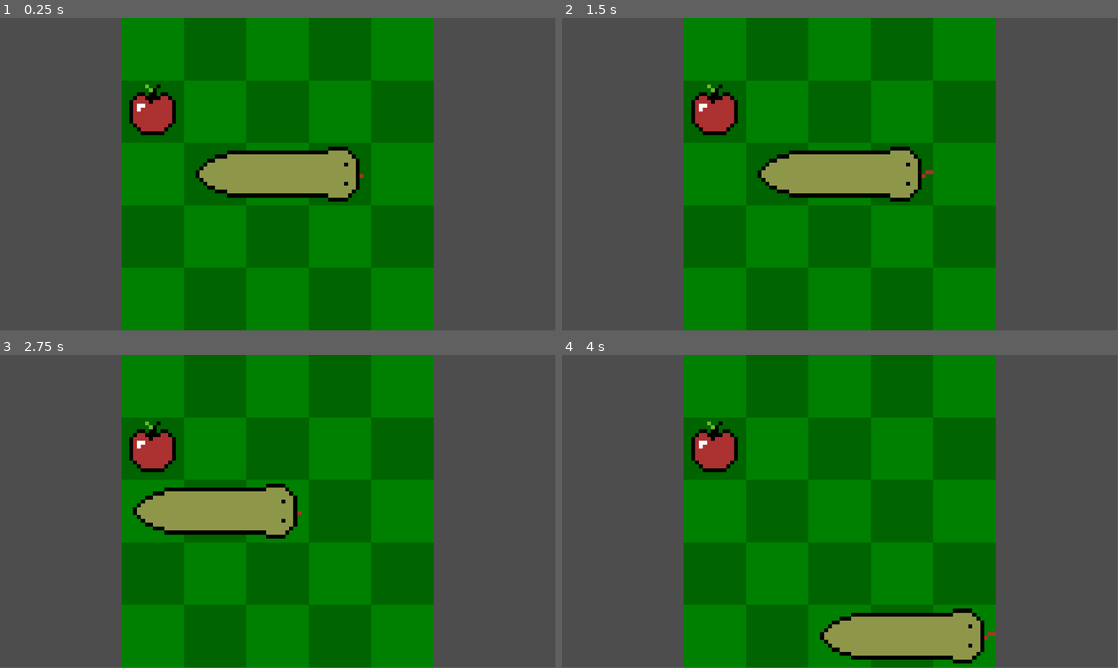
Above: before the commit, frames 1-4 (two rows, left to right).
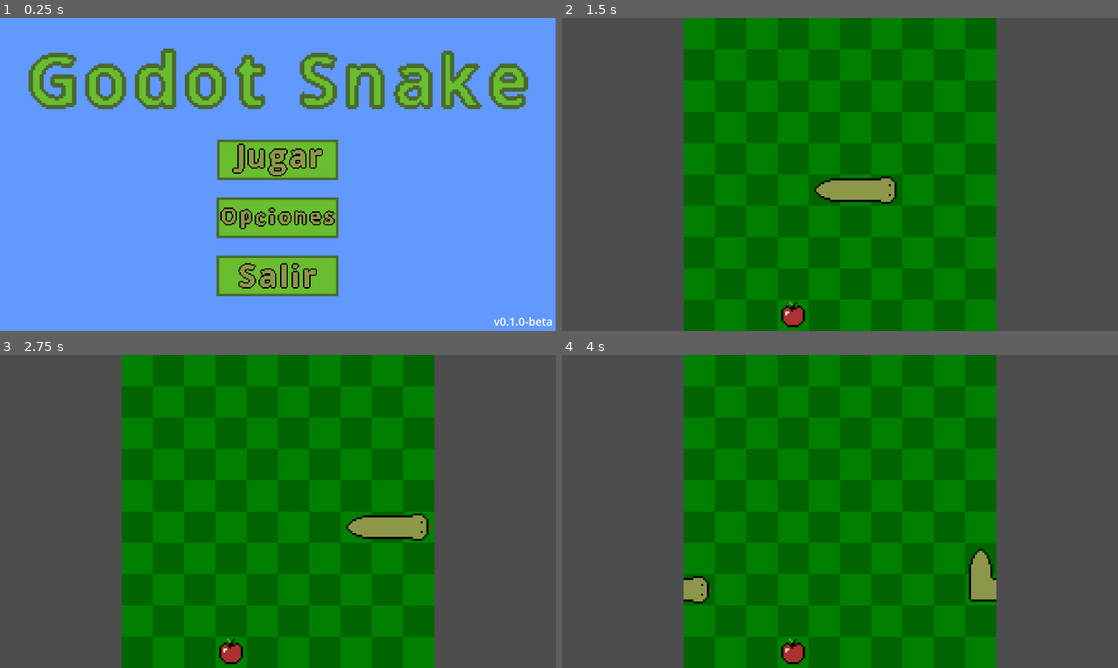
Above: after the commit, the same moments.

Repository: iTzFireFoxX/Godot-Snake
Game: Godot game, scene res://scenes/Main.tscn
The game is run twice, just before and just after one commit, with the same random seed, the same clock (stepped at 60 frames per second) and the same inputs. Before the commit the project starts from res://scenes/Game.tscn.
Inputs (mouse positions are in pixels of both pictures, inside the frame that each line leads up to):
- Up to frame 1 (0.25 s): no input
- Up to frame 2 (1.5 s): click (840, 218) at 0.52 s; click (840, 158) at 1.27 s
- Up to frame 3 (2.75 s): hold D (move_right) from 2.03 s (still down)
- Up to frame 4 (4 s): release D (move_right) at 2.78 s; hold S (move_down) 2.78-3.53 s; hold D (move_right) from 3.53 s (still down)
In our replay, the window is 799x449 before the commit and 800x450 after it. These sizes can differ from the game's own. Grey fills any space a smaller window leaves; there, only what the larger window draws over its background counts as a difference.

The runs differ from the first frame. In frame 1, 99% of the frame differs, in the area x 0-100%, y 0-100%; in frame 2, 30%; in frame 3, 31%; in frame 4, 31%.

Commit message:
Implementacion menu principal

Diff:
--- a/project.godot
+++ b/project.godot
@@ -11,9 +11,18 @@
 [application]
 
 config/name="Godot Snake"
-run/main_scene="uid://bietb16ebyvry"
+config/description="El clásico juego Snake recreado desde cero en Godot"
+config/version="0.1.0-beta"
+run/main_scene="uid://c8qi8w4r0wuew"
 config/features=PackedStringArray("4.5", "GL Compatibility")
 config/icon="res://icon.svg"
+
+[display]
+
+window/size/viewport_width=1600
+window/size/viewport_height=900
+window/size/resizable=false
+window/size/borderless=true
 
 [input]
 
--- a/scenes/Game.tscn
+++ b/scenes/Game.tscn
@@ -1,9 +1,10 @@
-[gd_scene load_steps=10 format=3 uid="uid://bietb16ebyvry"]
+[gd_scene load_steps=11 format=3 uid="uid://bietb16ebyvry"]
 
 [ext_resource type="Script" uid="uid://bmnugxcdmw3dp" path="res://scenes/scripts/game.gd" id="1_cpr0p"]
 [ext_resource type="Script" uid="uid://bmnsd71ew565l" path="res://scenes/scripts/snake.gd" id="2_78awf"]
 [ext_resource type="Texture2D" uid="uid://cwdglije8puvd" path="res://assets/sprites/snake_head.png" id="3_s0nni"]
 [ext_resource type="Script" uid="uid://jsai3mb7pw41" path="res://scenes/scripts/camera.gd" id="4_78awf"]
+[ext_resource type="Texture2D" uid="uid://bwtvddqfrbmla" path="res://assets/sprites/apple.png" id="5_s0nni"]
 
 [sub_resource type="AtlasTexture" id="AtlasTexture_aug50"]
 atlas = ExtResource("3_s0nni")
@@ -54,3 +55,12 @@
 
 [node name="Camera" type="Camera2D" parent="."]
 script = ExtResource("4_78awf")
+
+[node name="Apple" type="Sprite2D" parent="."]
+texture = ExtResource("5_s0nni")
+
+[node name="UI" type="Control" parent="."]
+layout_mode = 3
+anchors_preset = 0
+offset_right = 40.0
+offset_bottom = 40.0
--- /dev/null
+++ b/scenes/Main.tscn
@@ -0,0 +1,12 @@
+[gd_scene load_steps=4 format=3 uid="uid://c8qi8w4r0wuew"]
+
+[ext_resource type="Script" uid="uid://dtl38wk733e0r" path="res://scenes/scripts/main.gd" id="1_0bbpv"]
+[ext_resource type="PackedScene" uid="uid://bietb16ebyvry" path="res://scenes/Game.tscn" id="1_elqb8"]
+[ext_resource type="PackedScene" uid="uid://hpkwrv04k2gf" path="res://scenes/MainMenu.tscn" id="1_rvslj"]
+
+[node name="Main" type="Node"]
+script = ExtResource("1_0bbpv")
+
+[node name="MainMenu" parent="." instance=ExtResource("1_rvslj")]
+
+[node name="Game" parent="." instance=ExtResource("1_elqb8")]
--- /dev/null
+++ b/scenes/MainMenu.tscn
@@ -0,0 +1,93 @@
+[gd_scene load_steps=6 format=3 uid="uid://hpkwrv04k2gf"]
+
+[ext_resource type="Script" uid="uid://bm0u6laj2hv13" path="res://scenes/scripts/main_menu.gd" id="1_l72w3"]
+[ext_resource type="Texture2D" uid="uid://dxsiujjd5t4ws" path="res://assets/sprites/title.png" id="1_yqorp"]
+[ext_resource type="Texture2D" uid="uid://dexnys85ogwmd" path="res://assets/sprites/play_button.png" id="2_0ykhv"]
+[ext_resource type="Texture2D" uid="uid://7pspwey4c45x" path="res://assets/sprites/options_button.png" id="3_2wh52"]
+[ext_resource type="Texture2D" uid="uid://csijr6oc0fnhh" path="res://assets/sprites/exit_button.png" id="4_ow34m"]
+
+[node name="MainMenu" type="Control"]
+layout_mode = 3
+anchors_preset = 15
+anchor_right = 1.0
+anchor_bottom = 1.0
+offset_left = -1.0
+offset_right = -1.0
+grow_horizontal = 2
+grow_vertical = 2
+script = ExtResource("1_l72w3")
+
+[node name="Background" type="ColorRect" parent="."]
+layout_mode = 1
+anchors_preset = 15
+anchor_right = 1.0
+anchor_bottom = 1.0
+grow_horizontal = 2
+grow_vertical = 2
+color = Color(0.38039216, 0.6, 1, 1)
+
+[node name="Title" type="TextureRect" parent="."]
+layout_mode = 1
+anchors_preset = 14
+anchor_top = 0.5
+anchor_right = 1.0
+anchor_bottom = 0.5
+offset_left = 2.0
+offset_top = -400.0
+offset_right = 2.0
+offset_bottom = -150.0
+grow_horizontal = 2
+grow_vertical = 2
+texture = ExtResource("1_yqorp")
+stretch_mode = 5
+
+[node name="Buttons" type="VBoxContainer" parent="."]
+layout_mode = 1
+anchors_preset = 14
+anchor_top = 0.5
+anchor_right = 1.0
+anchor_bottom = 0.5
+offset_top = -100.0
+offset_bottom = 350.0
+grow_horizontal = 2
+grow_vertical = 2
+theme_override_constants/separation = 50
+alignment = 1
+
+[node name="Play" type="TextureButton" parent="Buttons"]
+layout_mode = 2
+size_flags_vertical = 3
+texture_normal = ExtResource("2_0ykhv")
+stretch_mode = 5
+
+[node name="Options" type="TextureButton" parent="Buttons"]
+layout_mode = 2
+size_flags_vertical = 3
+texture_normal = ExtResource("3_2wh52")
+stretch_mode = 5
+
+[node name="Exit" type="TextureButton" parent="Buttons"]
+layout_mode = 2
+size_flags_vertical = 3
+texture_normal = ExtResource("4_ow34m")
+stretch_mode = 5
+
+[node name="Version" type="Label" parent="."]
+layout_mode = 1
+anchors_preset = 3
+anchor_left = 1.0
+anchor_top = 1.0
+anchor_right = 1.0
+anchor_bottom = 1.0
+offset_left = -10.0
+offset_top = -50.0
+offset_right = -9.0
+offset_bottom = -5.0
+grow_horizontal = 0
+grow_vertical = 0
+theme_override_font_sizes/font_size = 32
+horizontal_alignment = 1
+vertical_alignment = 1
+
+[connection signal="pressed" from="Buttons/Play" to="." method="_on_play_pressed"]
+[connection signal="pressed" from="Buttons/Exit" to="." method="_on_exit_pressed"]
--- a/scenes/scripts/camera.gd
+++ b/scenes/scripts/camera.gd
@@ -12,12 +12,12 @@
 func _process(delta):
 	dynamicZoom()
 
-func initCamera():
+func initCamera(): # Inizializar camara
 	game = get_parent()
 	dynamicZoom()
 	position = Vector2((game.map_size.x * game.cell_size) / 2, (game.map_size.y * game.cell_size) / 2)
 
-func dynamicZoom():
+func dynamicZoom(): # Zoom dinamico al redimensionar
 	viewport = get_viewport_rect().size
 	zoom_x = viewport.x / (game.map_size.x * game.cell_size)
 	zoom_y = viewport.y / (game.map_size.y * game.cell_size)
--- a/scenes/scripts/game.gd
+++ b/scenes/scripts/game.gd
@@ -11,6 +11,7 @@
 var snake: Node2D # Nodo de la serpiente
 var dir: Vector2i
 var snake_pos: Array
+var win: bool
 
 var rng = RandomNumberGenerator.new() # Generación de números aleatorios
 
@@ -18,10 +19,12 @@
 var apple_sprite = preload("res://assets/sprites/apple.png")
 
 func _ready():
+	win = false
 	snake = $Snake
-	map_size = Vector2i(5, 5) # Definir tamaño del mapa (temporal)
+	apple = $Apple
+	map_size = Vector2i(10, 10) # Definir tamaño del mapa (temporal)
 	cell_size = 16 # Definir tamaño de las casillas en pixeles
-	game_vel = 0.3 # Definir el intervalo de velocidad en segundos
+	game_vel = 0.4 # Definir el intervalo de velocidad en segundos
 	call_deferred("drawApple")
 	queue_redraw()
 
@@ -49,20 +52,23 @@
 			snake_pos.append(j[0])
 		snake_pos.pop_front()
 
+		# Ganar
+		if win == true:
+			print("ganaste")
+			get_tree().change_scene_to_file("res://scenes/MainMenu.tscn")
+		if snake.snake.size() >= (map_size.x * map_size.y):
+			apple.position = returnSpritePos(apple_pos)
+			win = true
+
 		# Perder
-		if snake.snake[0][0] in snake_pos:
-			get_tree().quit()
-			return
+		elif snake.snake[0][0] in snake_pos:
+			print("perdiste")
+			get_tree().change_scene_to_file("res://scenes/MainMenu.tscn")
 
-		if apple_pos == Vector2i(-1, -1):
-			del2DSprites(self)
+		# Redibujar manzana
+		elif apple_pos == Vector2i(-1, -1):
+			drawApple()
 
-			# Ganar
-			if snake.snake.size() >= (map_size.x * map_size.y):
-				snake.drawSnakeSprites()
-				return
-			else:
-				drawApple()
 		snake.drawSnakeSprites()
 
 func _draw():
@@ -88,9 +94,7 @@
 			snake_pos.append(i[0])
 		if apple_pos not in snake_pos:
 			break
-	apple = Sprite2D.new()
-	apple.name = "Apple"
-	drawSprite(apple, apple_sprite, apple_pos, 0, self)
+	apple.position = returnSpritePos(apple_pos)
 
 func drawSprite(sprite, texture, pos, rot, node): # Dibuja un sprite en pantalla
 	sprite.texture = texture
@@ -112,10 +116,6 @@
 		Vector2i.LEFT:
 			return 180
 
-func delNodesbyName(node, n): # Borra los Nodos por nombre (aun inutil)
-		if node.has_node(n):
-			get_node(n).queue_free()
-
 func del2DSprites(node): # Borra todos los Sprites2D
 	for i in node.get_children():
 		if i is Sprite2D:
--- /dev/null
+++ b/scenes/scripts/main.gd
@@ -0,0 +1,6 @@
+extends Node
+
+
+func _ready():
+
+    get_tree().change_scene_to_file("res://scenes/MainMenu.tscn")
--- /dev/null
+++ b/scenes/scripts/main_menu.gd
@@ -0,0 +1,15 @@
+extends Control
+
+
+@onready var version = $Version
+
+func _ready():
+	version.text = "v" + str(ProjectSettings.get("application/config/version"))
+
+func _on_play_pressed() -> void:
+	self.visible = false
+	get_tree().change_scene_to_file("res://scenes/Game.tscn")
+
+
+func _on_exit_pressed() -> void:
+	get_tree().quit()
Binary file added: assets/sprites/exit_button.png
Not shown, added: assets/sprites/exit_button.png.import
Binary file added: assets/sprites/options_button.png
Not shown, added: assets/sprites/options_button.png.import
Binary file added: assets/sprites/play_button.png
Not shown, added: assets/sprites/play_button.png.import
Binary file added: assets/sprites/title.png
Not shown, added: assets/sprites/title.png.import
Not shown, added: scenes/scripts/main.gd.uid
Not shown, added: scenes/scripts/main_menu.gd.uid
